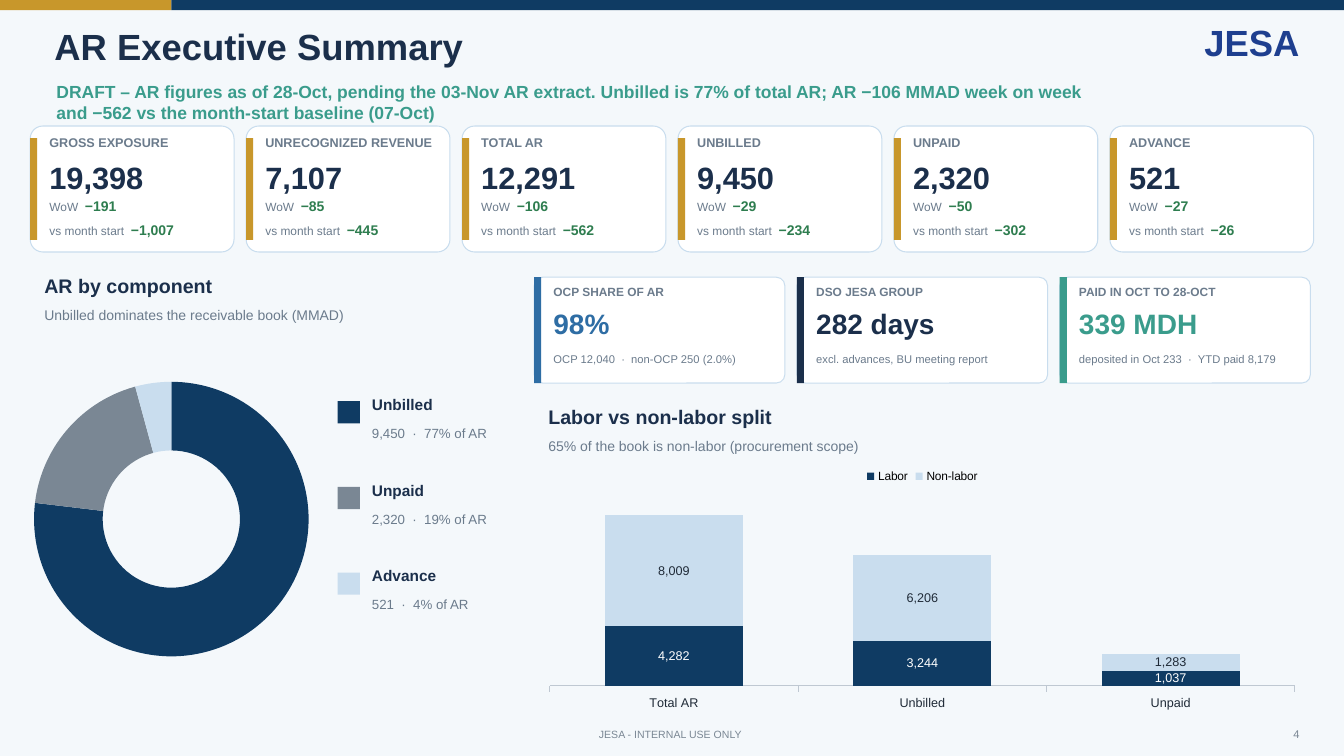
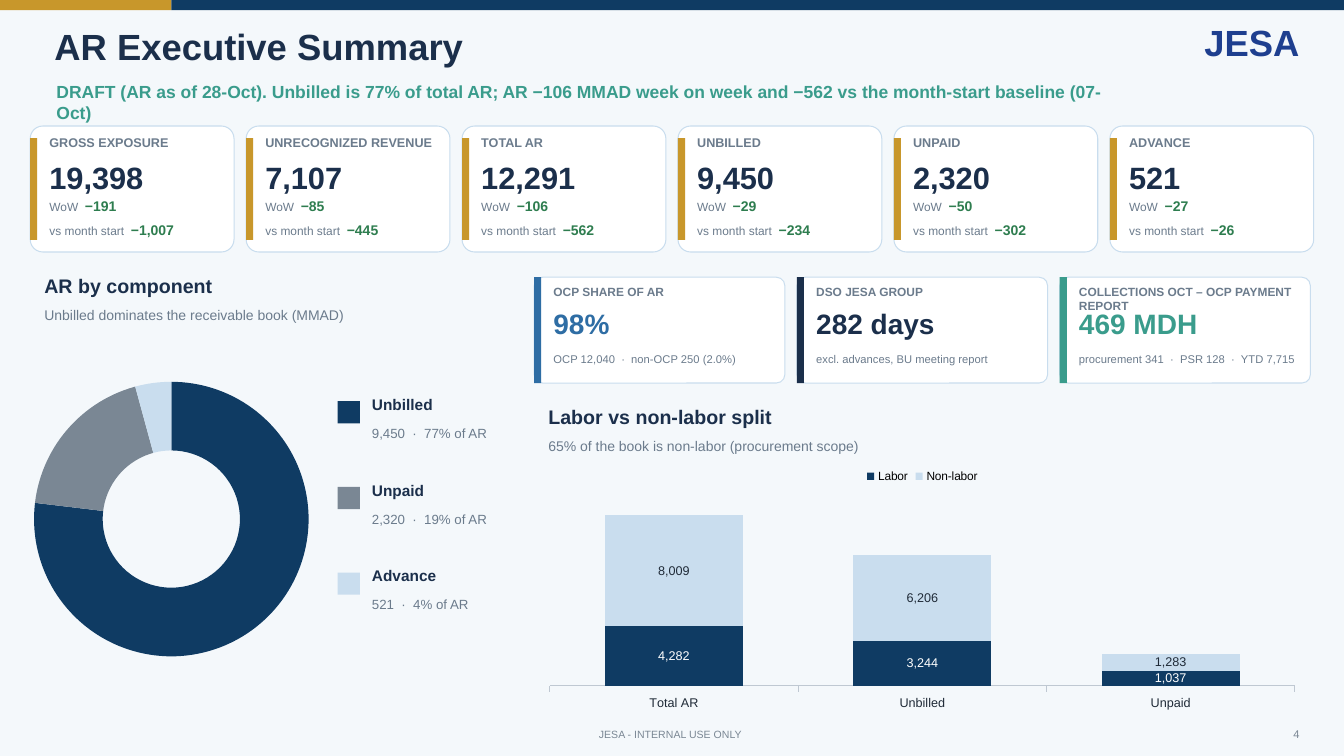
Before and after one commit to cherkaouihassan-art/Skills-Repo, a slide deck: slide 4 of weekly-ar-cash-deck/output/JESA_AR_Cash_Position_Nov_W1_2026-11-04_DRAFT.pptx. Drawn at 1344x756 pixels with LibreOffice and Linux fonts; fonts in the diff are those of the drawing. Boxes give left, top, right and bottom in pixels: in the first picture for what was removed or moved away, otherwise in the second. Text is boxed around its words. In the diff, an @@ line names an element or a change of style, - is before the commit and + after.

```diff
--- a/weekly-ar-cash-deck/output/JESA_AR_Cash_Position_Nov_W1_2026-11-04_DRAFT.pptx
+++ b/weekly-ar-cash-deck/output/JESA_AR_Cash_Position_Nov_W1_2026-11-04_DRAFT.pptx
@@ text at (x1=56, y1=85, x2=1101, y2=123): text changed @@
-DRAFT – AR figures as of 28-Oct, pending the 03-Nov AR extract. Unbilled is 77% of total AR; AR −106 MMAD week on week and −562 vs the month-start baseline (07-Oct)
+DRAFT (AR as of 28-Oct). Unbilled is 77% of total AR; AR −106 MMAD week on week and −562 vs the month-start baseline (07-Oct)
@@ text at (x1=1079, y1=287, x2=1291, y2=310): text changed @@
-PAID IN OCT TO 28-OCT
+COLLECTIONS OCT – OCP PAYMENT REPORT
@@ text at (x1=1079, y1=314, x2=1197, y2=335): text changed @@
-339 MDH
+469 MDH
@@ text at (x1=1079, y1=355, x2=1295, y2=365): text changed @@
-deposited in Oct 233 · YTD paid 8,179
+procurement 341 · PSR 128 · YTD 7,715
```
Also in this commit, not shown: 37 other slides changed, 1 slide removed, 10 other files.
